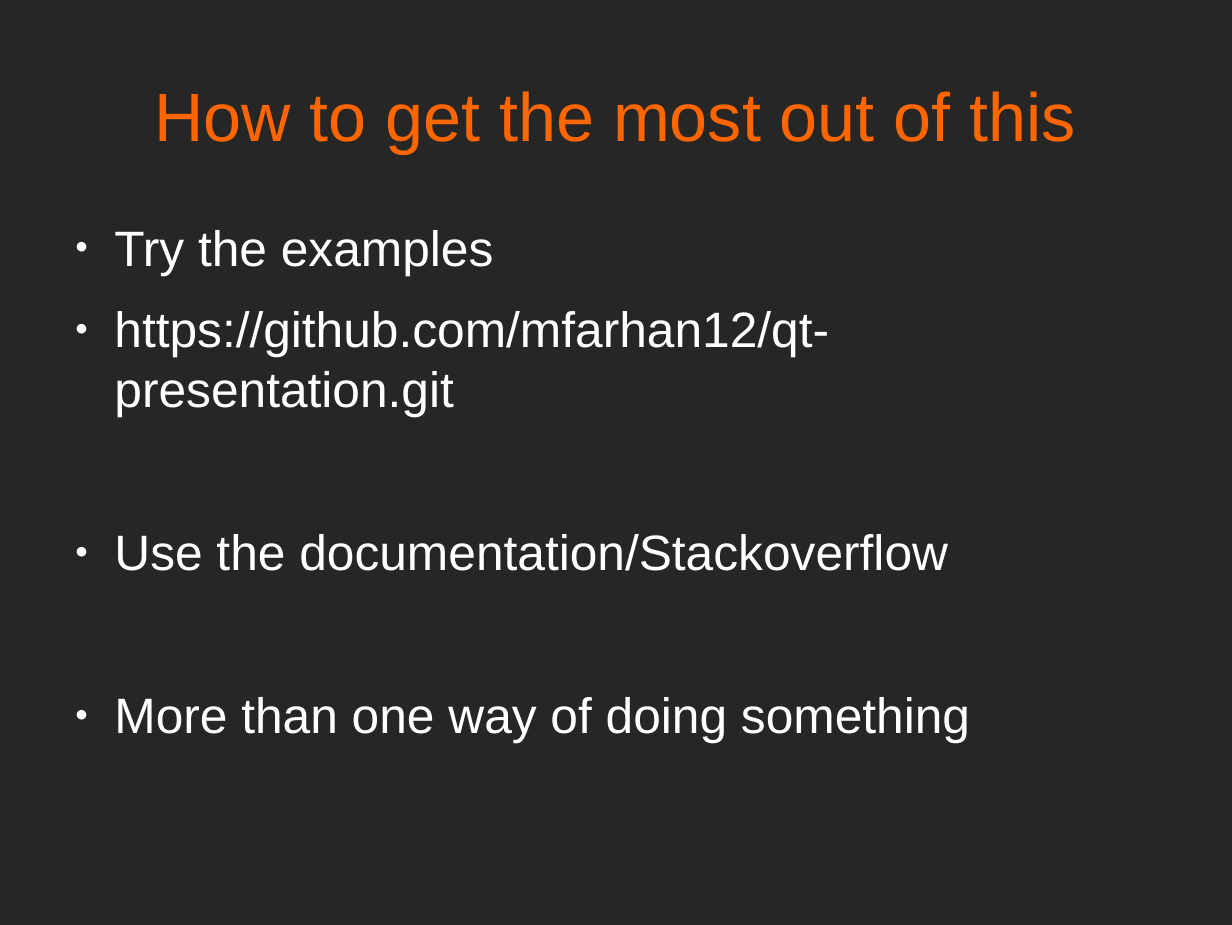
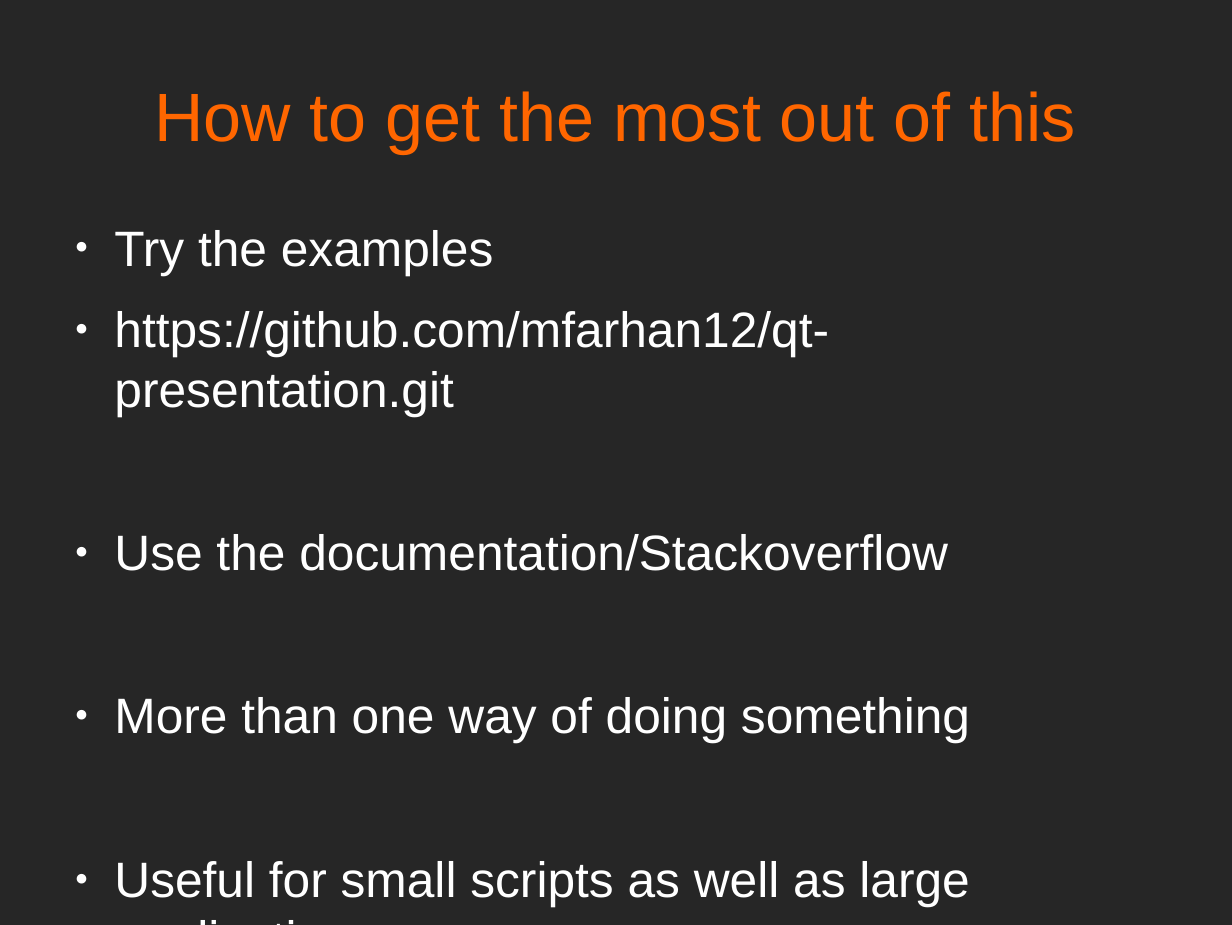
Before and after one commit to mfarhan12/qt-presentation, a slide deck: slide 4 of OPAG QT Presentation.odp. Drawn at 1232x925 pixels with LibreOffice and Linux fonts; fonts in the diff are those of the drawing. Boxes give left, top, right and bottom in pixels: in the first picture for what was removed or moved away, otherwise in the second. Text is boxed around its words. In the diff, an @@ line names an element or a change of style, - is before the commit and + after.

```diff
--- a/OPAG QT Presentation.odp
+++ b/OPAG QT Presentation.odp
@@ text at (114,861,969,906): paragraph added @@
+● Useful for small scripts as well as large applications
```
Also in this commit, not shown: 4 slides added, 1 slide removed, 3 other files.
